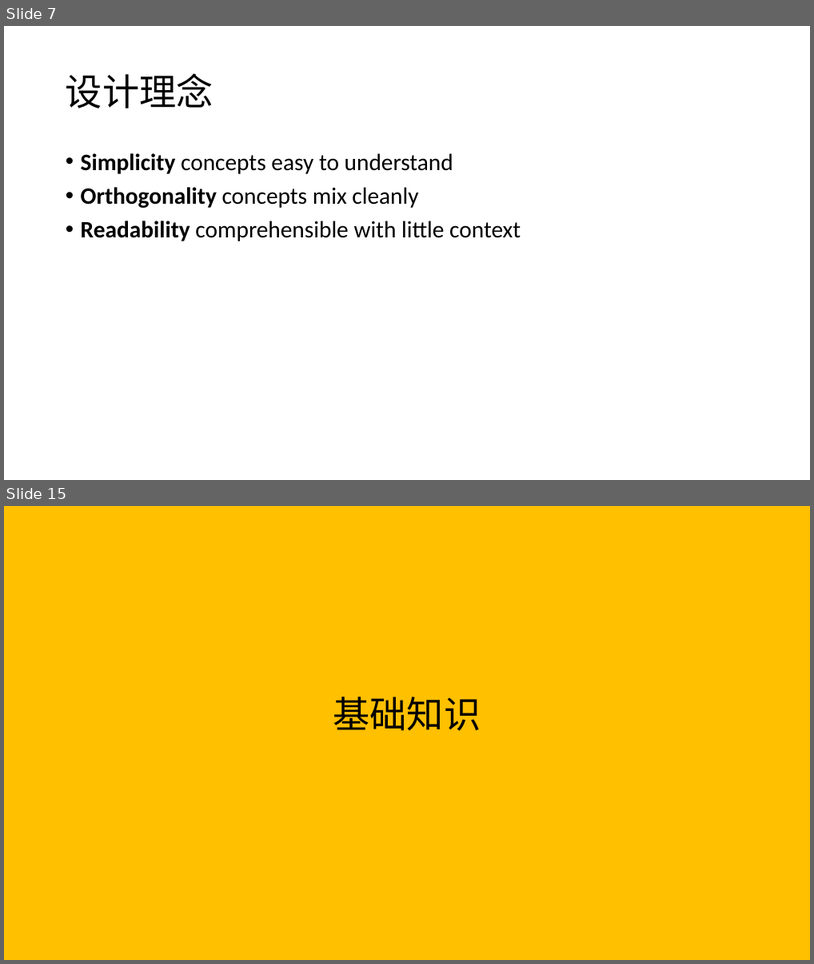
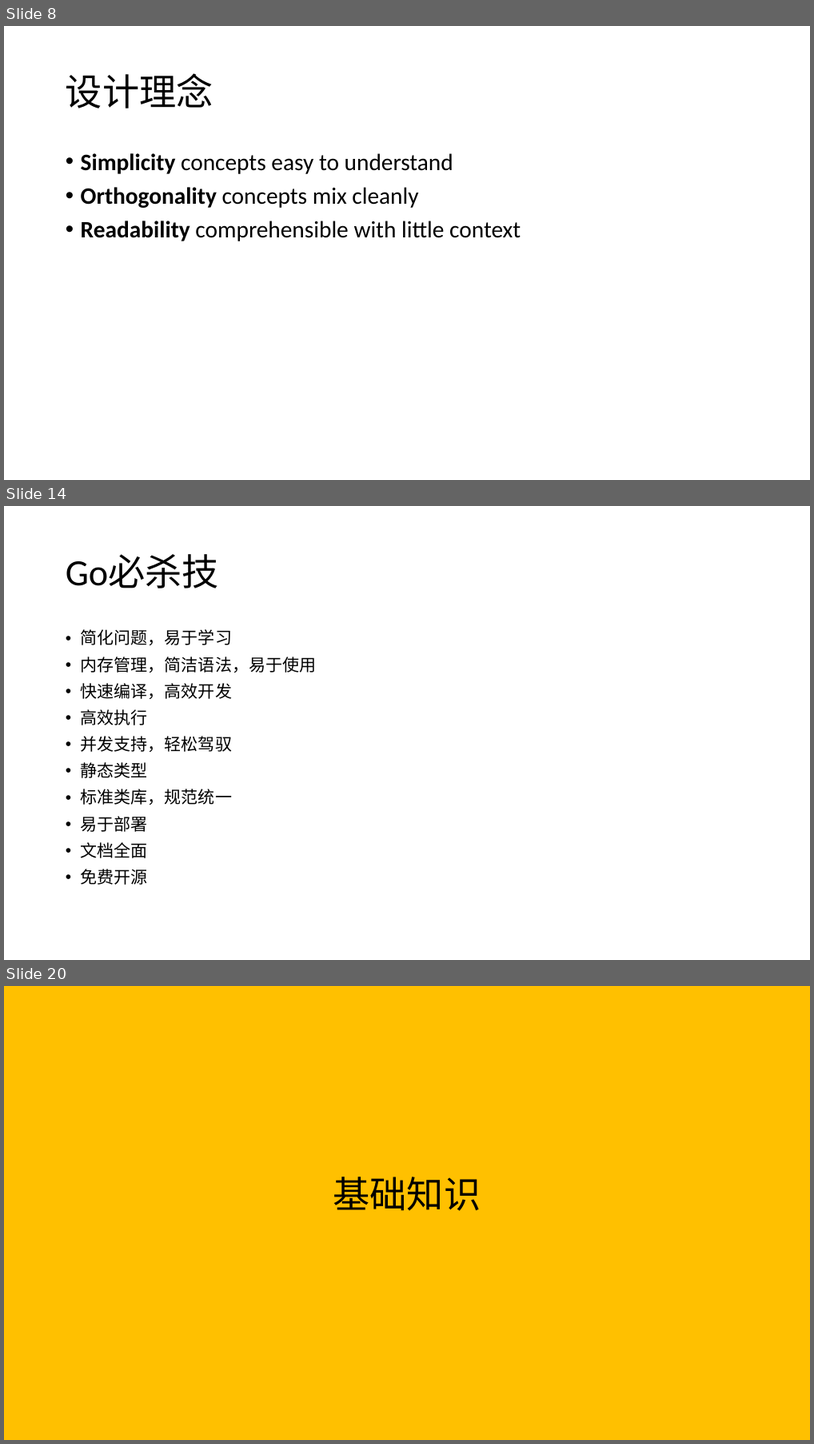
Before and after one commit to hongzhenglin/golearning, a slide deck: go学习笔记.pptx. Shown one above the other, each under a label of ours: slides 7 and 15 before the commit, slides 8, 14 and 20 after it; the slides between them are not shown. The pictures are 814x964 and 814x1444 pixels, drawn with LibreOffice and Linux fonts; fonts in the diff are those of the drawing. Boxes give left, top, right and bottom in pixels: in the first picture for what was removed or moved away, otherwise in the second. Text is boxed around its words. In the diff, an @@ line names an element or a change of style, - is before the commit and + after.

```diff
--- a/go学习笔记.pptx
+++ b/go学习笔记.pptx
@@ slide 14 added at bbox=[4, 506, 810, 960], background #FFFFFF @@
@@ title added at bbox=[66, 555, 219, 588], 44 pt, text #000000 @@
+Go必杀技
@@ text added at bbox=[81, 629, 316, 884], 20 pt, text #000000 @@
+• 简化问题，易于学习
+• 内存管理，简洁语法，易于使用
+• 快速编译，高效开发
+• 高效执行
+• 并发支持，轻松驾驭
+• 静态类型
+• 标准类库，规范统一
+• 易于部署
+• 文档全面
+• 免费开源
@@ what was slide 7 is now slide 8 @@
@@ what was slide 15 is now slide 20 @@
```
Also in this commit, not shown: 9 slides changed, 17 other slides added, 2 slides removed.
